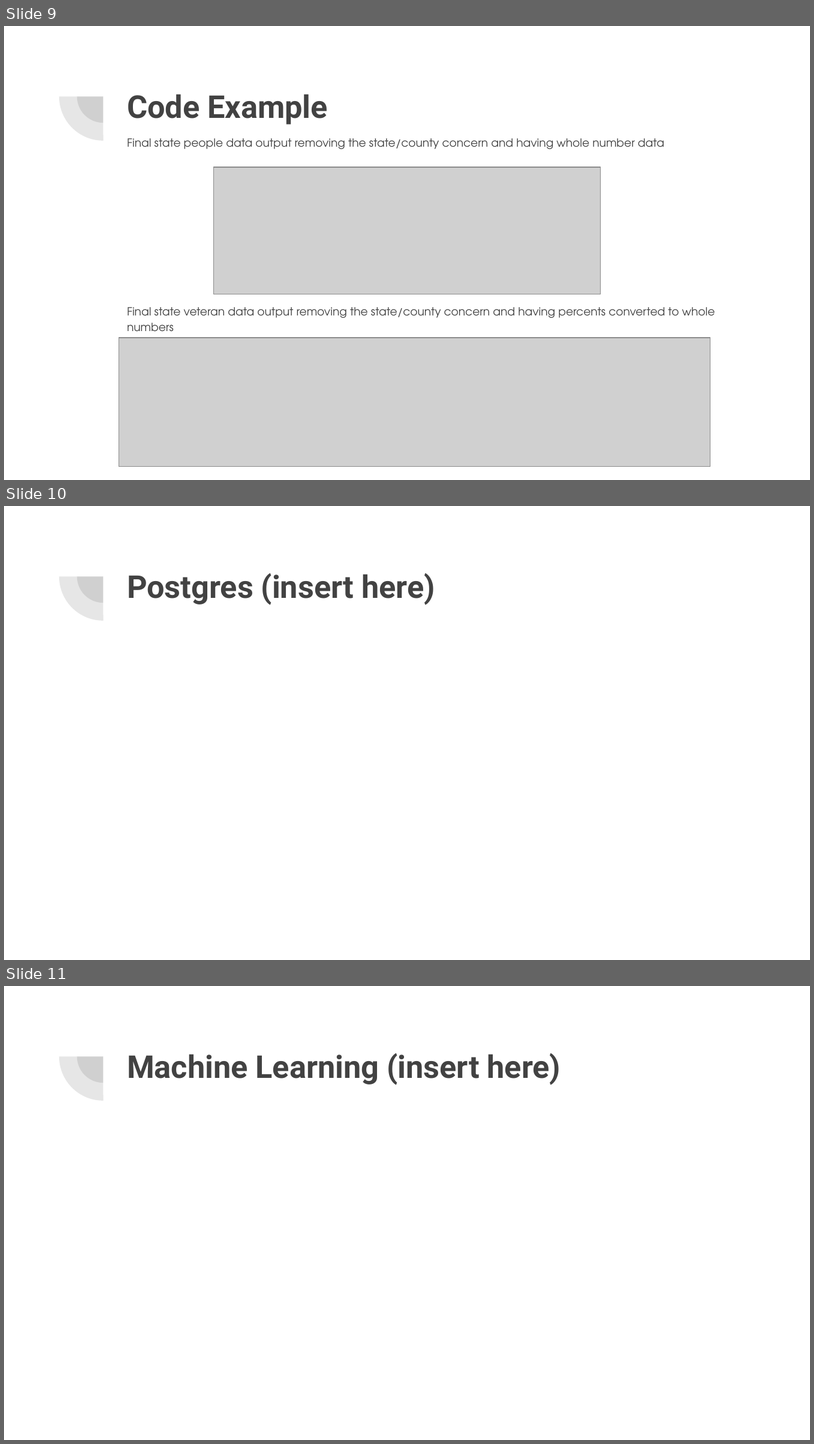
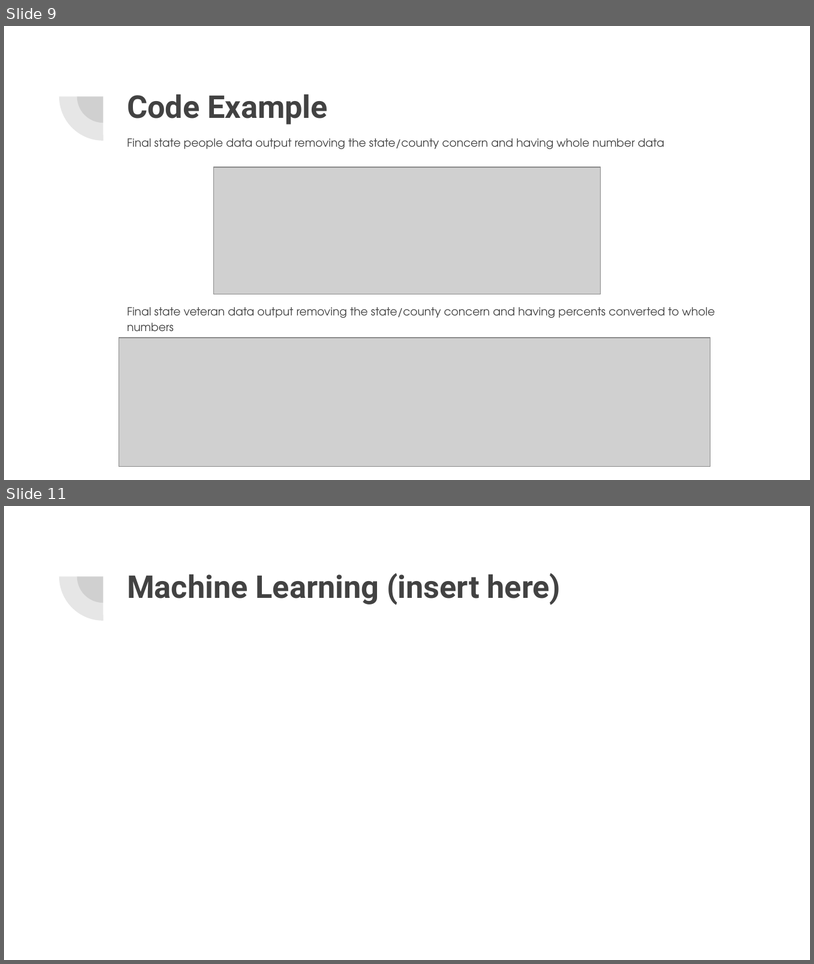
Before and after one commit to staceycatherine/Final_Project, a slide deck: Final Project Google Slides.pptx. Shown one above the other, each under a label of ours: slides 9, 10 and 11 before the commit, slides 9 and 11 after it; the slides between them are not shown. The pictures are 814x1444 and 814x964 pixels, drawn with LibreOffice and Linux fonts; fonts in the diff are those of the drawing; grey boxes stand for pictures. Boxes give left, top, right and bottom in pixels: in the first picture for what was removed or moved away, otherwise in the second. Text is boxed around its words. In the diff, an @@ line names an element or a change of style, - is before the commit and + after.

```diff
--- a/Final Project Google Slides.pptx
+++ b/Final Project Google Slides.pptx
@@ slide 10 removed at <box>4,506,810,960</box>, background #FFFFFF; not listed: 2 template elements that a slide beside it also shows @@
@@ title removed at <box>127,573,435,605</box> @@
-Postgres (insert here)
```
Also in this commit, not shown: 1 slide added.
